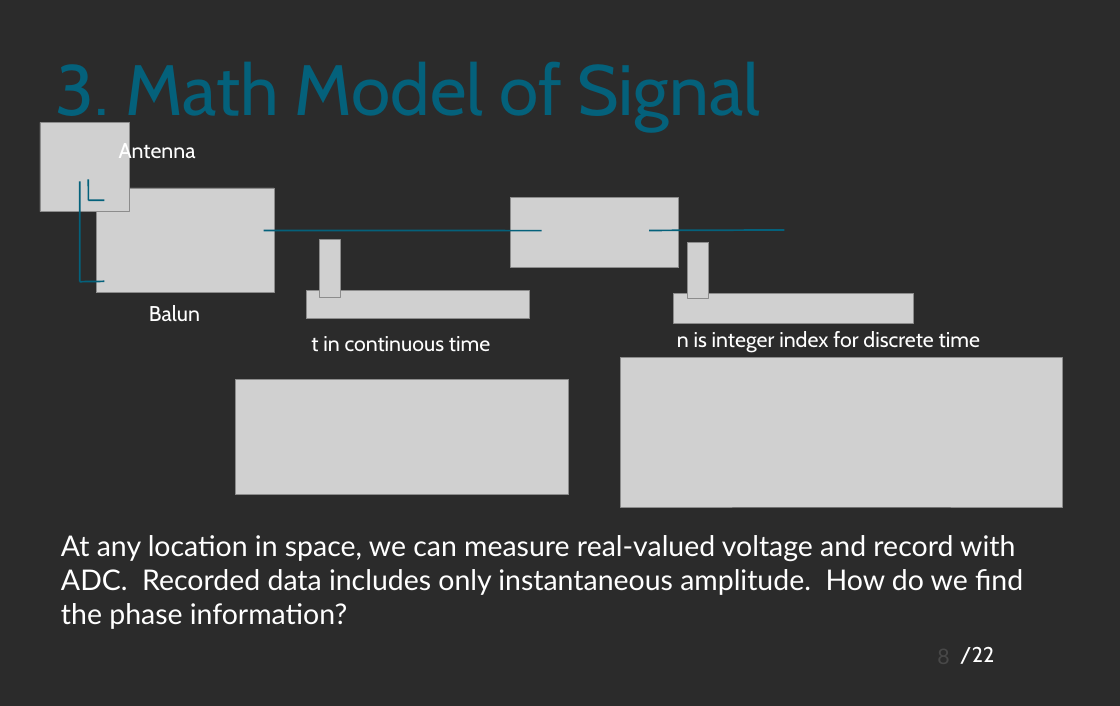
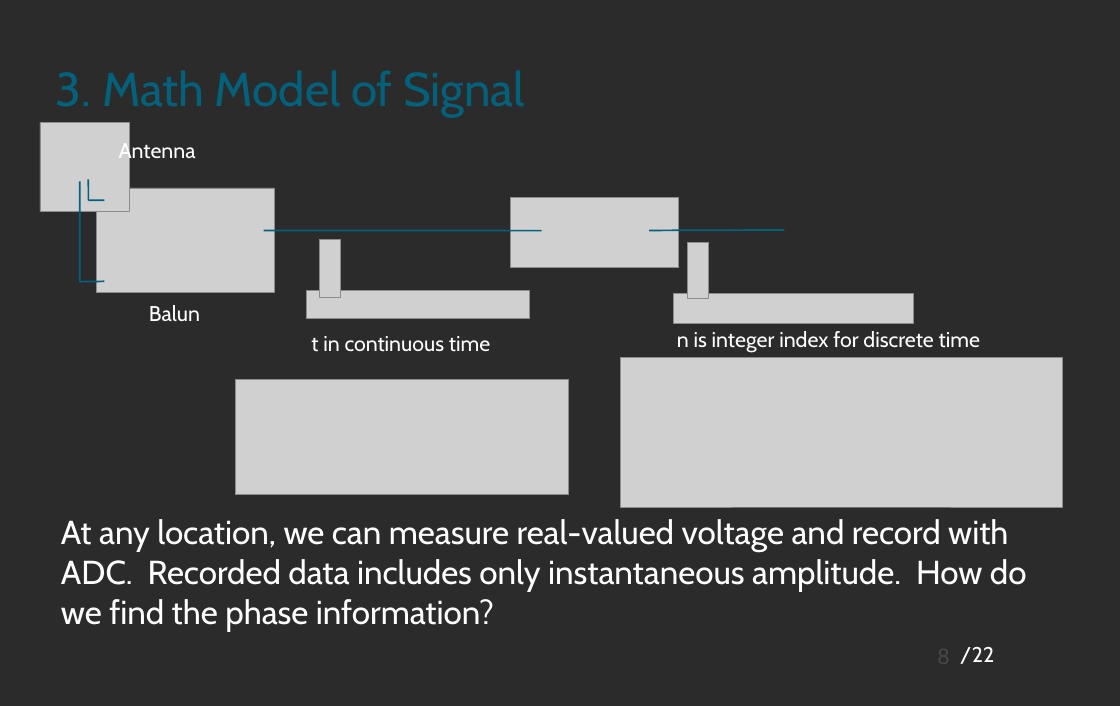
Before and after one commit to spiro-sarris/pres, a slide deck: slide 8 of rf_iq.odp. Drawn at 1120x706 pixels with LibreOffice and Linux fonts; fonts in the diff are those of the drawing; grey boxes stand for pictures; background and template pictures are left out; a plain dark background stands for a picture behind light text. Boxes give left, top, right and bottom in pixels: in the first picture for what was removed or moved away, otherwise in the second. Text is boxed around its words. In the diff, an @@ line names an element or a change of style, - is before the commit and + after.

```diff
--- a/rf_iq.odp
+++ b/rf_iq.odp
@@ title "3. Math Model of Signal" at bbox=[56, 28, 1065, 146]: size 60 to 40 pt @@
@@ text at bbox=[61, 519, 1027, 631]: text changed; size 24.1 to 28 pt; font Lato to Cabin @@
-At any location in space, we can measure real-valued voltage and record with ADC. Recorded data includes only instantaneous amplitude. How do we find the phase information?
+At any location, we can measure real-valued voltage and record with ADC. Recorded data includes only instantaneous amplitude. How do we find the phase information?
```
Also in this commit, not shown: 17 other slides changed.
